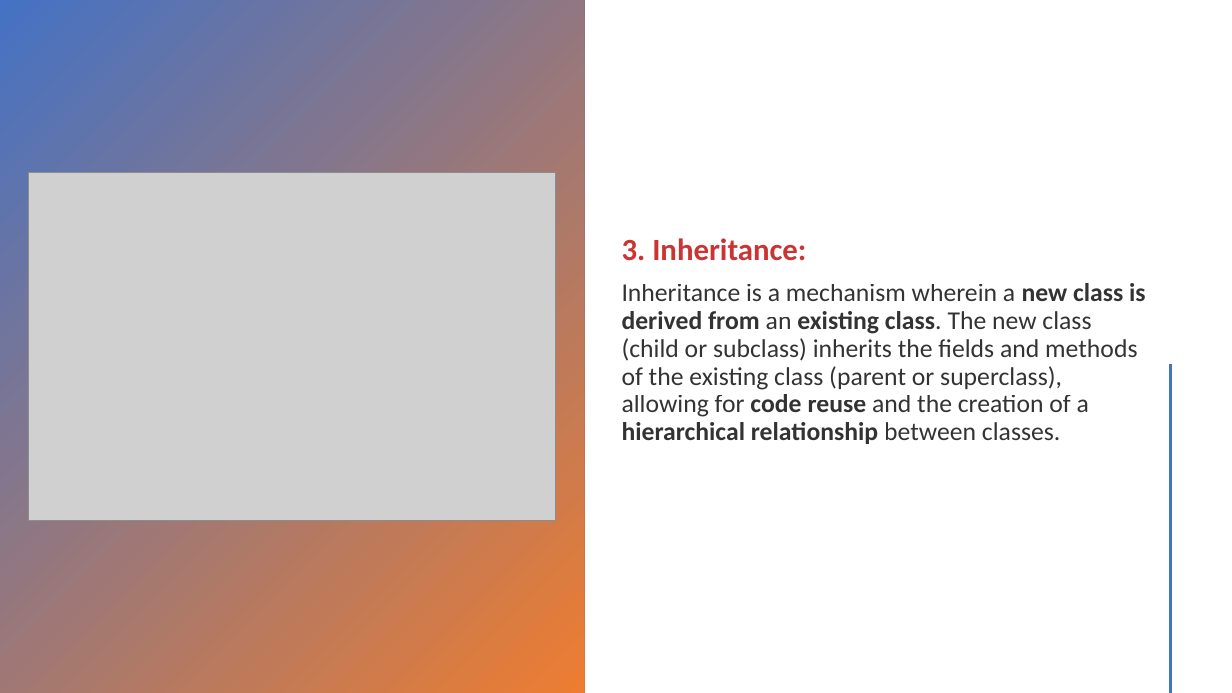
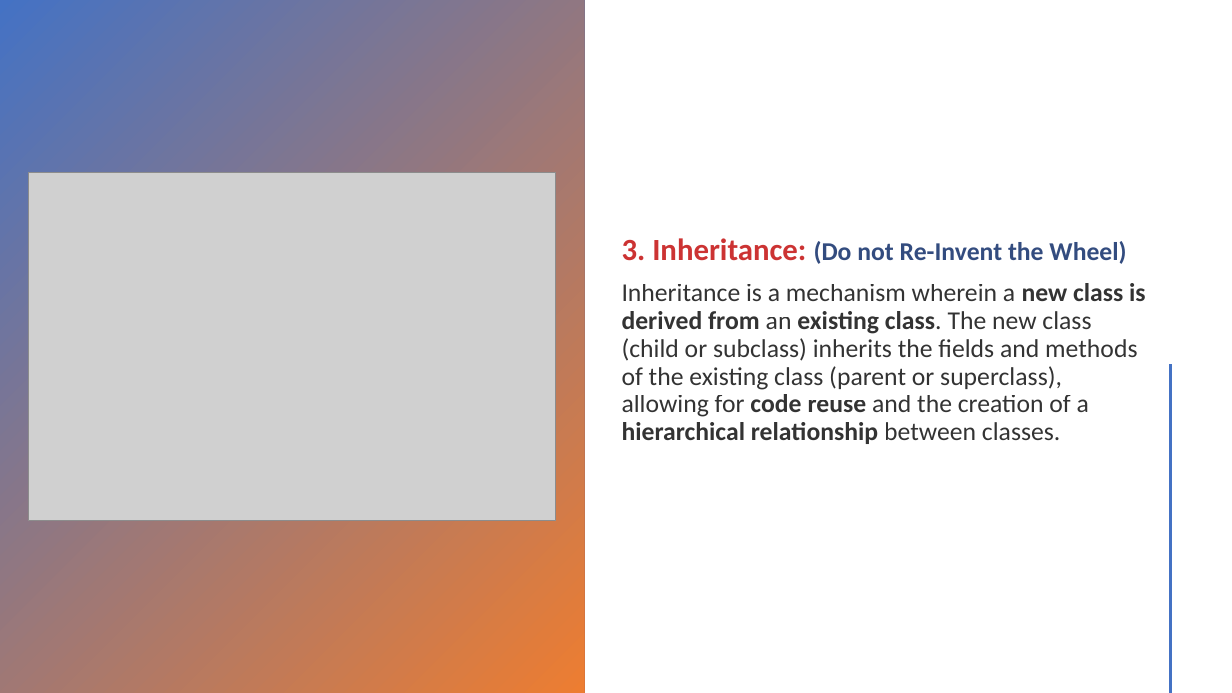
Before and after one commit to PRAMOD-VISHNU-NAIK/MCA-2nd-Sem-Shridevi-College, a slide deck: slide 48 of Theory Class-Notes/Java MCA-2.pptx. Drawn at 1232x693 pixels with LibreOffice and Linux fonts; fonts in the diff are those of the drawing; grey boxes stand for pictures. Boxes give left, top, right and bottom in pixels: in the first picture for what was removed or moved away, otherwise in the second. Text is boxed around its words. In the diff, an @@ line names an element or a change of style, - is before the commit and + after.

```diff
--- a/Theory Class-Notes/Java MCA-2.pptx
+++ b/Theory Class-Notes/Java MCA-2.pptx
@@ text at box(622, 238, 1126, 264): text changed; size 24 to 20 pt; text colour #C00000 at 80% opacity to #002060 at 80% opacity @@
-3. Inheritance:
+3. Inheritance: (Do not Re-Invent the Wheel)
```
Also in this commit, not shown: 8 other slides changed, 22 slides added, 2 slides removed, 5 other files.
